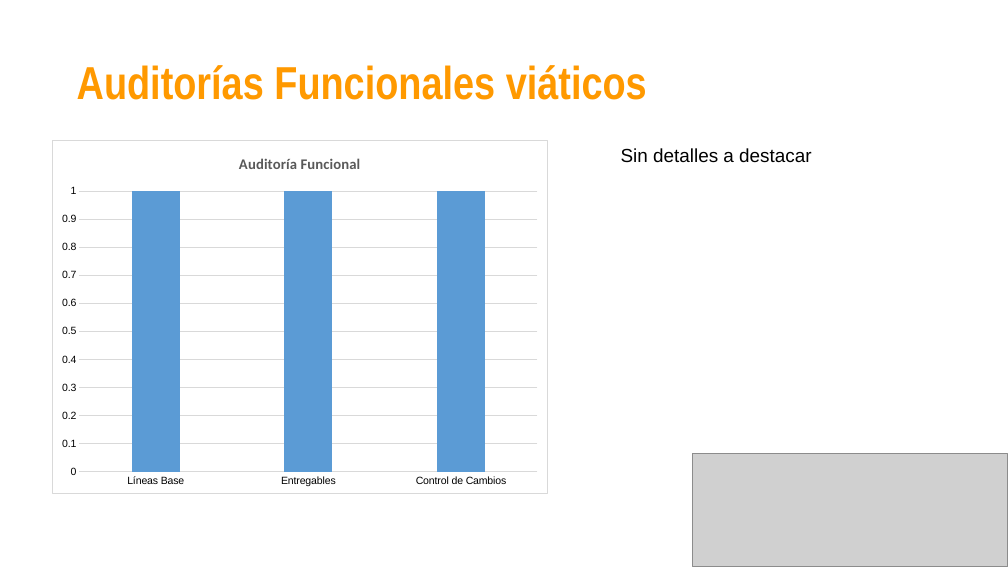
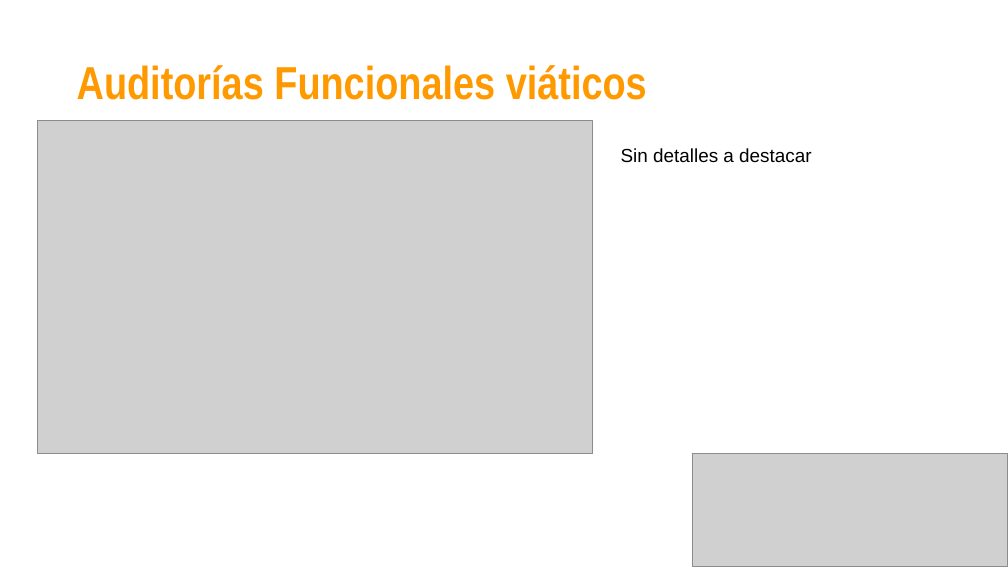
Before and after one commit to jovannyzepeda/Bisoltec, a slide deck: slide 19 of Organizacional/06. Medición y Monitoreo/2016/Bisoltec-ReporteMonitoreo.pptx (slide 13 before the commit). Drawn at 1008x567 pixels with LibreOffice and Linux fonts; fonts in the diff are those of the drawing; grey boxes stand for pictures. Boxes give left, top, right and bottom in pixels: in the first picture for what was removed or moved away, otherwise in the second. Text is boxed around its words. In the diff, an @@ line names an element or a change of style, - is before the commit and + after.

```diff
--- a/Organizacional/06. Medición y Monitoreo/2016/Bisoltec-ReporteMonitoreo.pptx
+++ b/Organizacional/06. Medición y Monitoreo/2016/Bisoltec-ReporteMonitoreo.pptx
@@ picture added at (38,120,593,454) @@
@@ column chart removed at (52,140,548,495) @@
-title "Auditoría Funcional"
-categories: Líneas Base, Entregables, Control de Cambios
-Series 1: 1, 1, 1
```
Also in this commit, not shown: 23 other slides changed, 9 slides added, 2 slides removed, 8 other files.
